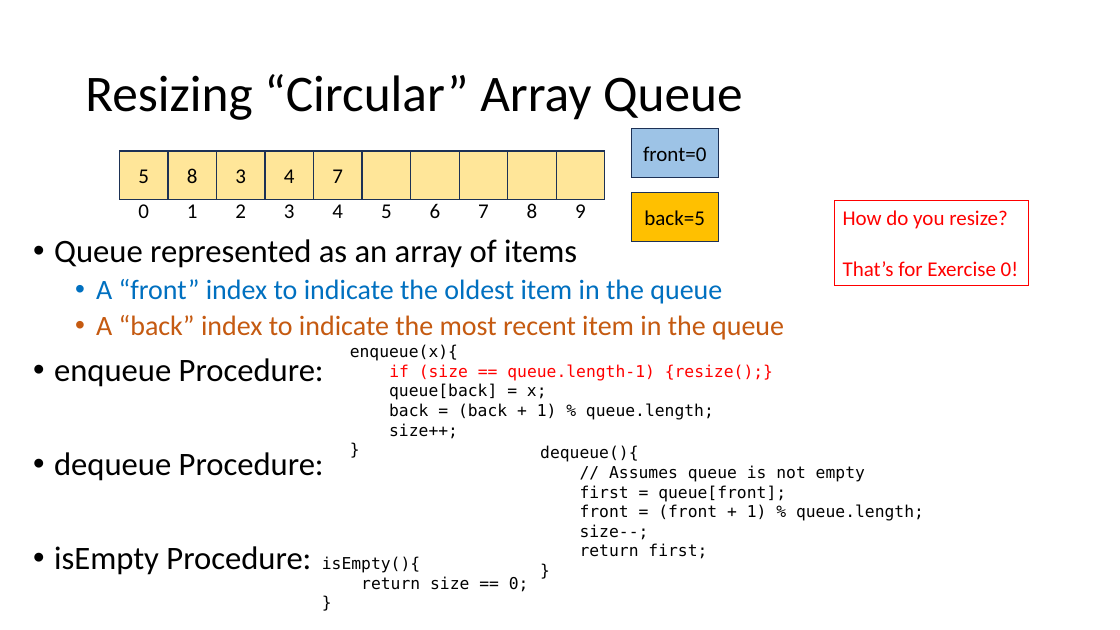
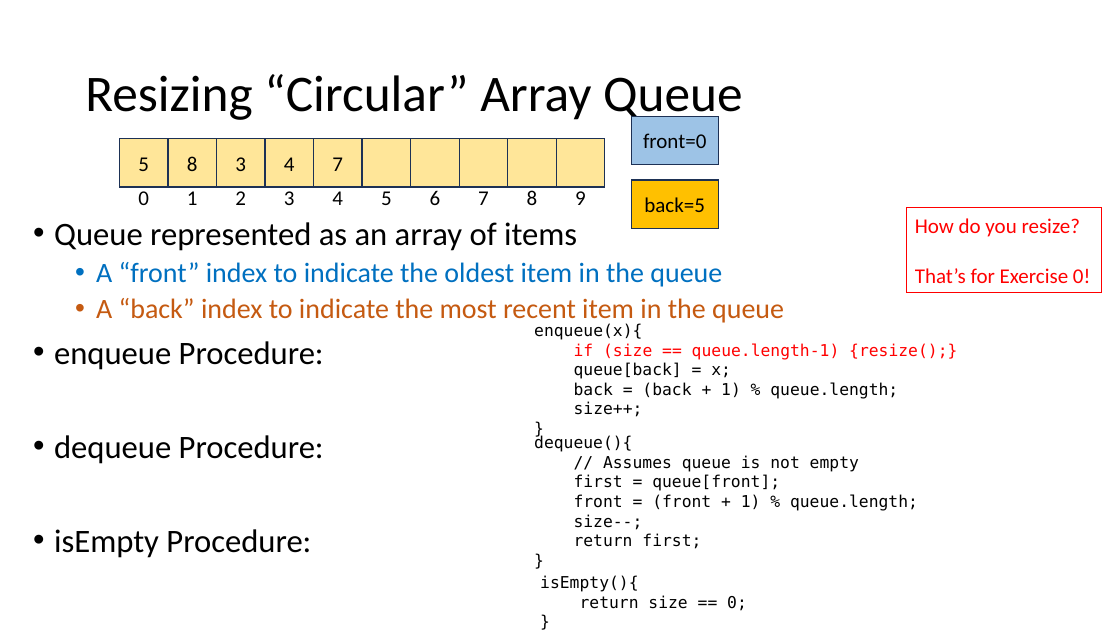
Before and after one commit to natebrunelle/cse332, a slide deck: slide 19 of markdown/files/slides/lecture1_intro.pptx. Drawn at 1120x630 pixels with LibreOffice and Linux fonts; fonts in the diff are those of the drawing. Boxes give left, top, right and bottom in pixels: in the first picture for what was removed or moved away, otherwise in the second. Text is boxed around its words. In the diff, an @@ line names an element or a change of style, - is before the commit and + after.

```diff
--- a/markdown/files/slides/lecture1_intro.pptx
+++ b/markdown/files/slides/lecture1_intro.pptx
@@ 12 rectangles: place and size @@
-12 rectangles at (119, 129, 718, 241)
+12 rectangles at (119, 117, 718, 229)
@@ rectangle "How do you resize? That’s ...": place and size @@
-rectangle "How do you resize? That’s ..." at (834, 201, 1029, 286)
+rectangle "How do you resize? That’s ..." at (907, 208, 1102, 292)
@@ 11 texts: place and size @@
-11 texts at (54, 203, 784, 575)
+11 texts at (54, 190, 784, 558)
@@ text "enqueue(x){": place and size @@
-text "enqueue(x){" at (350, 344, 773, 439)
+text "enqueue(x){" at (534, 323, 957, 417)
@@ text "dequeue(){": place and size @@
-text "dequeue(){" at (540, 445, 924, 559)
+text "dequeue(){" at (534, 434, 918, 549)
@@ text "isEmpty(){": place and size @@
-text "isEmpty(){" at (322, 556, 529, 592)
+text "isEmpty(){" at (540, 575, 747, 611)
```
Also in this commit, not shown: 3 other slides changed, 7 other files.
